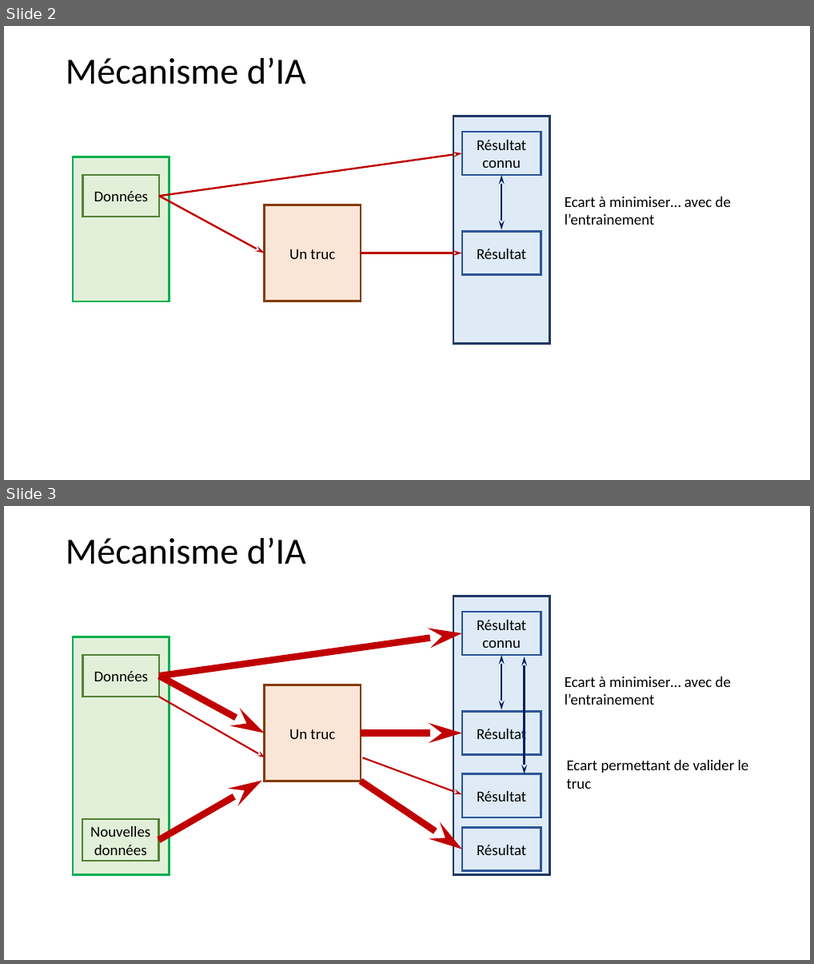
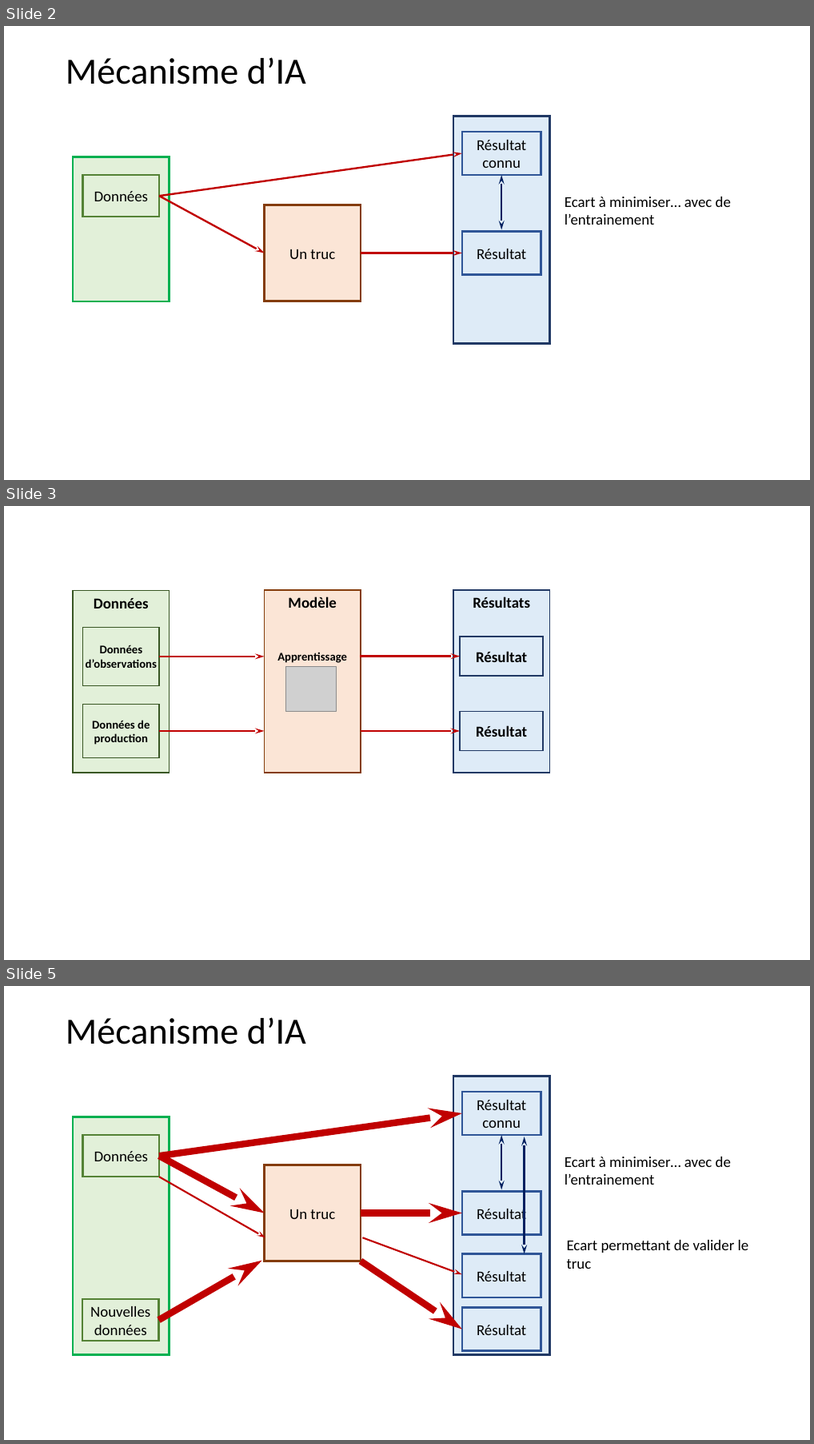
Before and after one commit to xpessoles/Informatique_Dev, a slide deck: Cy_00_IA/Chapitre_01_Introduction_IA/images/Figures.pptx. Shown one above the other, each under a label of ours: slides 2 and 3 before the commit, slides 2, 3 and 5 after it; the slides between them are not shown. The pictures are 814x964 and 814x1444 pixels, drawn with LibreOffice and Linux fonts; fonts in the diff are those of the drawing; grey boxes stand for pictures. Boxes give left, top, right and bottom in pixels: in the first picture for what was removed or moved away, otherwise in the second. Text is boxed around its words. In the diff, an @@ line names an element or a change of style, - is before the commit and + after.

```diff
--- a/Cy_00_IA/Chapitre_01_Introduction_IA/images/Figures.pptx
+++ b/Cy_00_IA/Chapitre_01_Introduction_IA/images/Figures.pptx
@@ slide 3 added at [4,506,810,960], background #FFFFFF @@
@@ rectangle added at [73,591,169,772], fill #E2F0D9, outline #385723 1.5 pt, 18 pt, text #000000, bold @@
+Données
@@ rectangle added at [265,590,361,772], fill #FBE5D6, outline #843C0B 1.5 pt, 18 pt, text #000000, bold @@
+Modèle
@@ rectangle added at [454,590,550,772], fill #DEEBF7, outline #203864 1.5 pt, 18 pt, text #000000, bold @@
+Résultats
@@ rectangle added at [82,627,159,686], fill #E2F0D9, outline #385723 1.5 pt, 14 pt, text #000000, bold @@
+Données d’observations
@@ rectangle added at [460,636,544,676], fill #DEEBF7, outline #203864 1.5 pt, 18 pt, text #000000, bold @@
+Résultat
@@ arrow added from (159, 656) to (265, 656), #C00000 2.25 pt @@
@@ text added at [278,652,347,663], 14 pt, text #000000, bold @@
+Apprentissage
@@ picture added at [286,666,338,711] @@
@@ arrow added from (360, 656) to (460, 656), #C00000 2.25 pt @@
@@ rectangle added at [82,704,159,758], fill #E2F0D9, outline #385723 1.5 pt, 14 pt, text #000000, bold @@
+Données de production
@@ rectangle added at [460,711,544,751], fill #DEEBF7, outline #203864 1.5 pt, 18 pt, text #000000, bold @@
+Résultat
@@ arrow added from (159, 731) to (265, 731), #C00000 2.25 pt @@
@@ arrow added from (361, 731) to (460, 731), #C00000 2.25 pt @@
@@ what was slide 3 is now slide 5 @@
```
Also in this commit, not shown: 4 other slides added, 17 other files.
